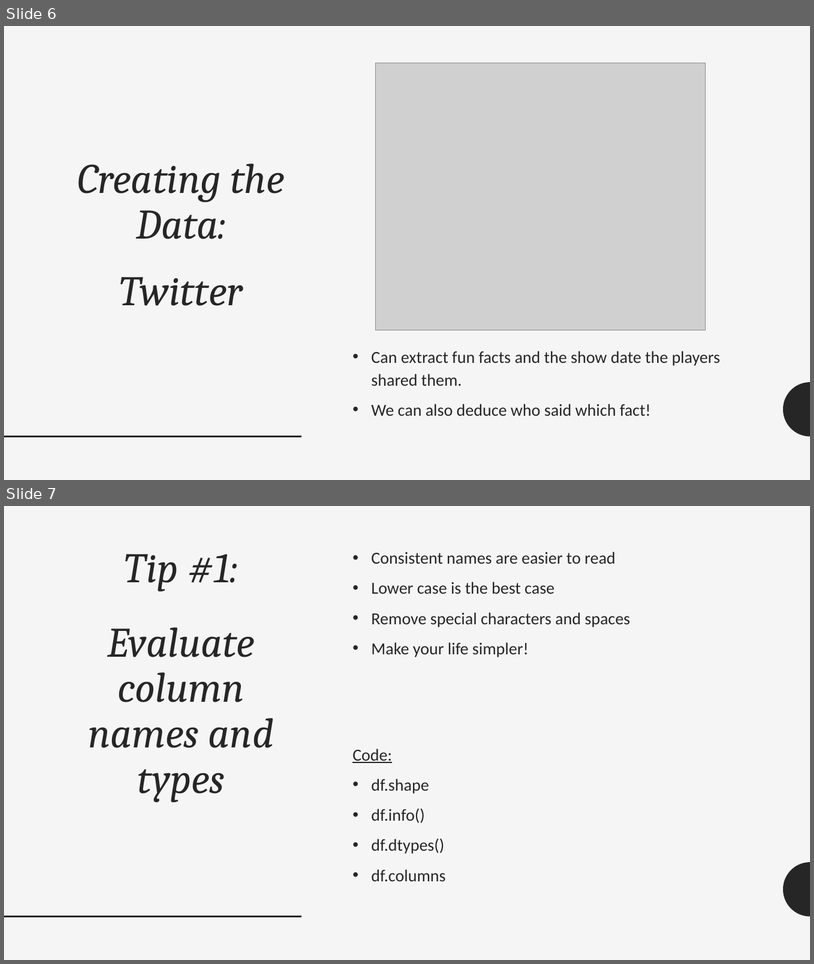
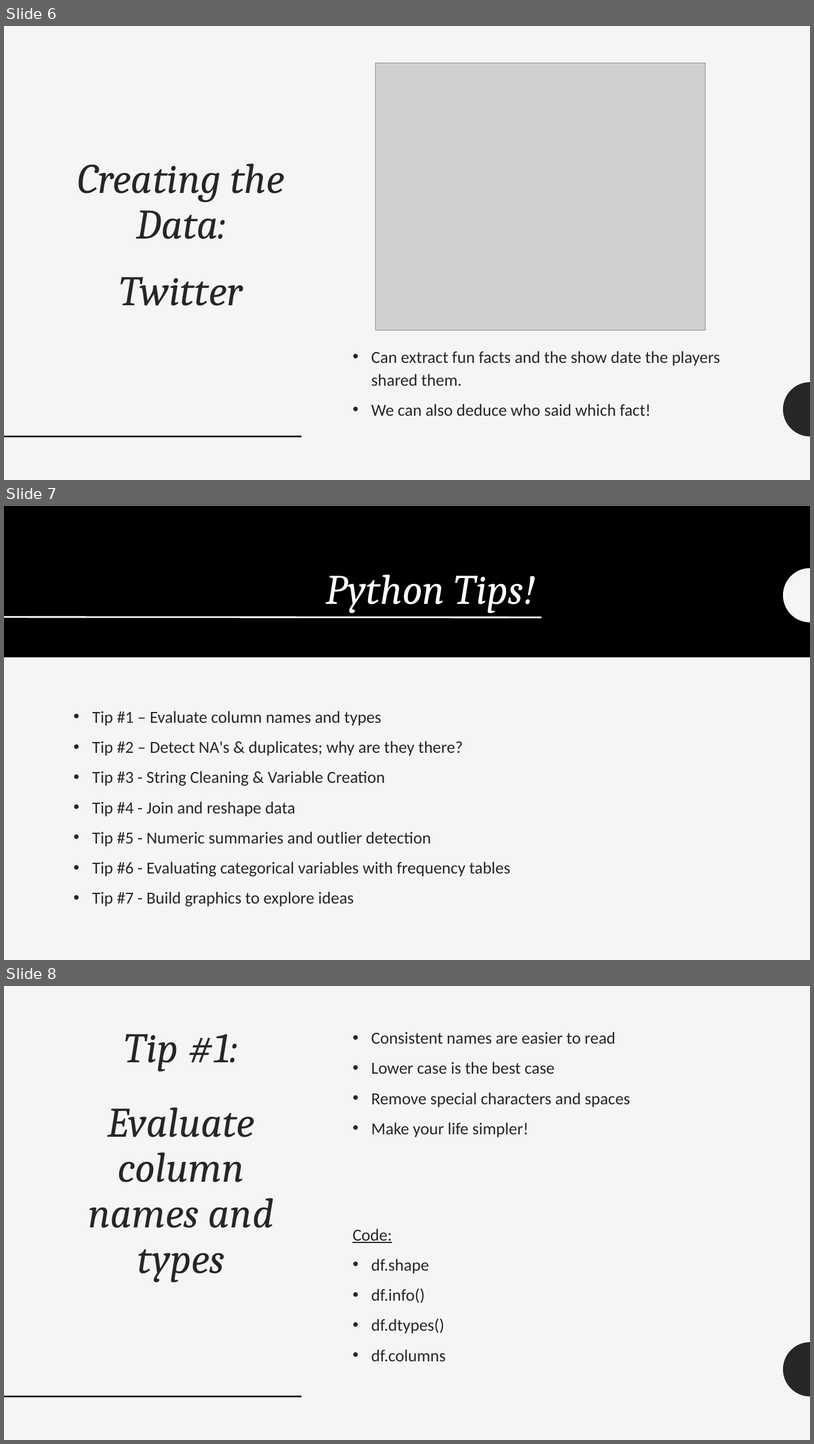
Before and after one commit to JamesWWilson/UCLA-DataFest-Python-Data-Wrangling, a slide deck: IntroPython_TipsForSuccess.pptx. Shown one above the other, each under a label of ours: slides 6 and 7 before the commit, slides 6, 7 and 8 after it. The pictures are 814x964 and 814x1444 pixels, drawn with LibreOffice and Linux fonts; fonts in the diff are those of the drawing; grey boxes stand for pictures. Boxes give left, top, right and bottom in pixels: in the first picture for what was removed or moved away, otherwise in the second. Text is boxed around its words. In the diff, an @@ line names an element or a change of style, - is before the commit and + after.

```diff
--- a/IntroPython_TipsForSuccess.pptx
+++ b/IntroPython_TipsForSuccess.pptx
@@ slide 7 added at <box>4,506,810,960</box>, background #F5F5F5; not listed: 2 template elements that a slide beside it also shows @@
@@ rectangle added at <box>4,506,810,960</box>, fill #F5F5F5 @@
@@ rectangle added at <box>4,506,810,657</box>, fill #000000 @@
@@ title added at <box>326,574,535,613</box>, 50 pt, text #FFFFFF, italic @@
+Python Tips!
@@ freeform shape added at <box>784,568,810,623</box>, fill #F5F5F5 @@
@@ line added from (4, 617) to (542, 618), #FFFFFF 2 pt @@
@@ text added at <box>92,711,511,906</box>, 20 pt, text #262626 @@
+• Tip #1 – Evaluate column names and types
+• Tip #2 – Detect NA's & duplicates; why are they there?
+• Tip #3 - String Cleaning & Variable Creation
+• Tip #4 - Join and reshape data
+• Tip #5 - Numeric summaries and outlier detection
+• Tip #6 - Evaluating categorical variables with frequency tables
+• Tip #7 - Build graphics to explore ideas
@@ what was slide 7 is now slide 8 @@
```
Also in this commit, not shown: 1 slide changed, 1 other slide added, 1 slide removed, 1 other file.
